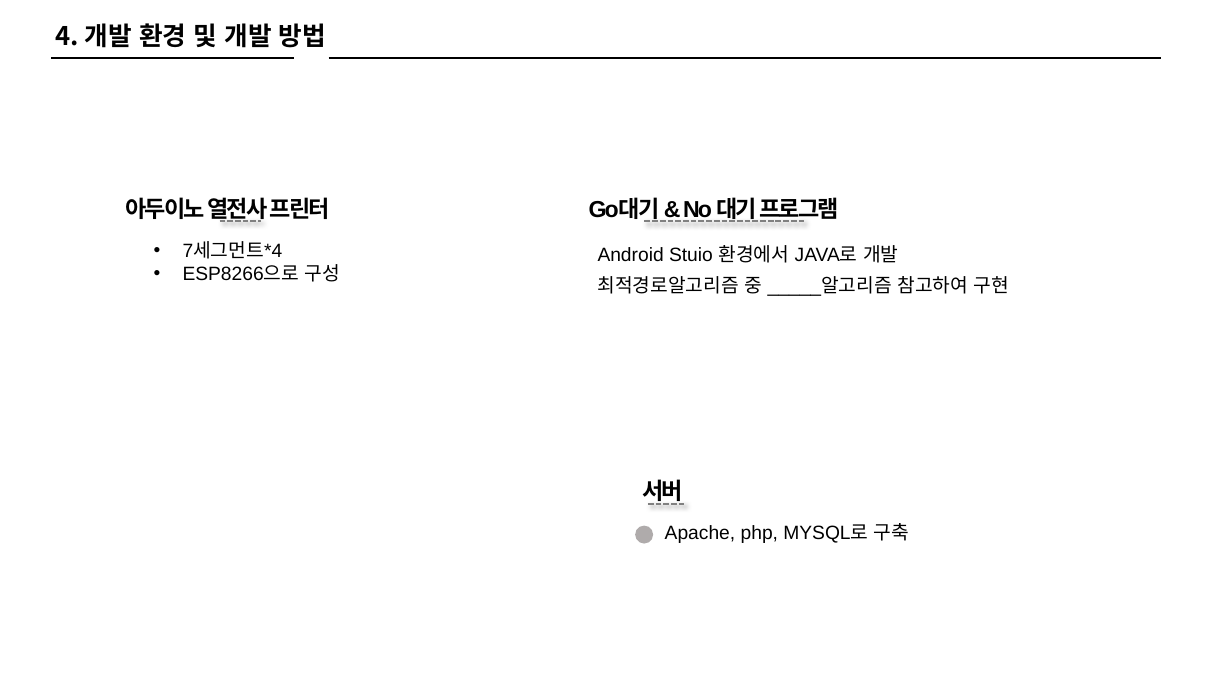
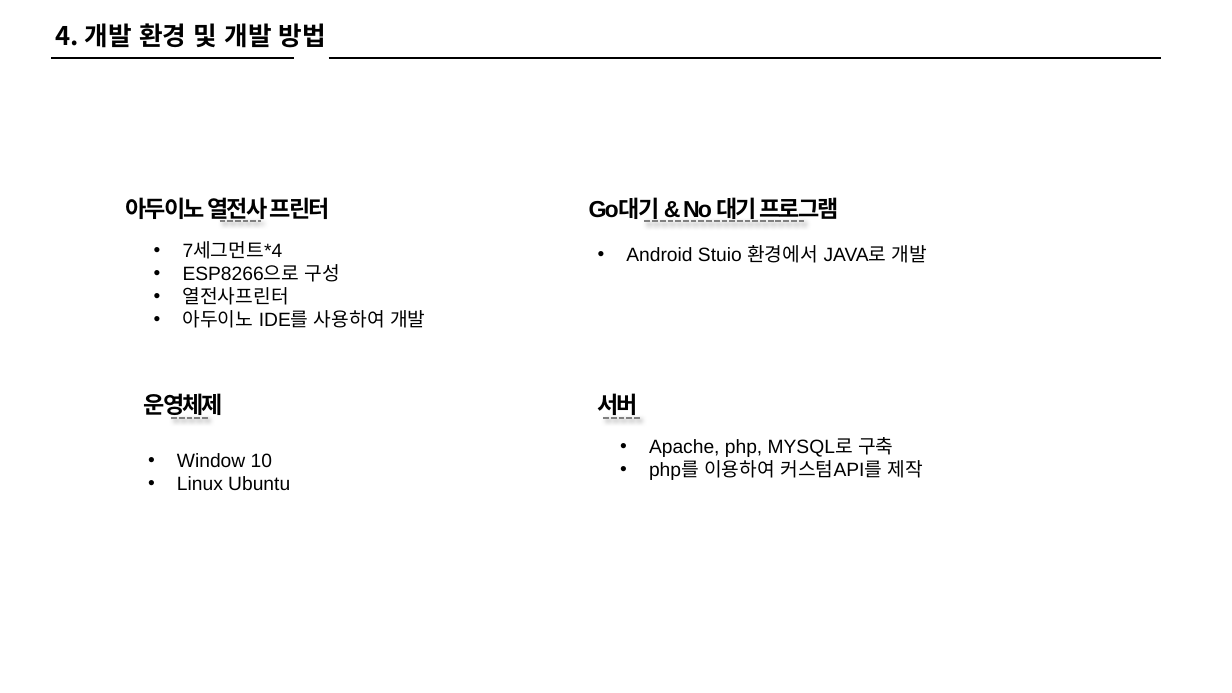
Before and after one commit to KPU-SSMS/PPT, a slide deck: slide 17 of 프로토타입 3-5(박병현,장태홍,백승제).pptx. Drawn at 1232x693 pixels with LibreOffice and Linux fonts; fonts in the diff are those of the drawing. Boxes give left, top, right and bottom in pixels: in the first picture for what was removed or moved away, otherwise in the second. Text is boxed around its words. In the diff, an @@ line names an element or a change of style, - is before the commit and + after.

```diff
--- a/프로토타입 3-5(박병현,장태홍,백승제).pptx
+++ b/프로토타입 3-5(박병현,장태홍,백승제).pptx
@@ text "Android Stuio 환경에서 JAVA로 개발" at [626, 245, 927, 263]: bullet none to • @@
@@ text at [183, 287, 425, 328]: paragraphs added @@
+• 열전사프린터
+• 아두이노 IDE를 사용하여 개발
@@ text at [598, 276, 1009, 296]: paragraph removed @@
-최적경로알고리즘 중 _____알고리즘 참고하여 구현
@@ text "서버": place and size @@
-text "서버" at [642, 479, 683, 505]
+text "서버" at [598, 393, 639, 418]
@@ text added at [144, 393, 223, 418], 18 pt, text #000000, bold @@
+운영체제
@@ line added from (171, 418) to (208, 418), #808080 1.5 pt dashed @@
@@ line moved from (648, 505) - (685, 505) to (604, 418) - (640, 418) @@
@@ text "Apache, php, MYSQL로 구축": place and size @@
-text "Apache, php, MYSQL로 구축" at [665, 523, 909, 543]
+text "Apache, php, MYSQL로 구축" at [649, 437, 923, 480]
@@ text at [649, 437, 893, 457]: bullet none to • @@
@@ text added at [177, 453, 290, 490], 15 pt, text #000000 @@
+• Window 10
+• Linux Ubuntu
@@ text at [649, 456, 923, 480]: paragraph added @@
+• php를 이용하여 커스텀API를 제작
@@ ellipse removed at [635, 526, 653, 543] @@
```
Also in this commit, not shown: 7 other slides changed, 1 slide removed, 6 other files.
